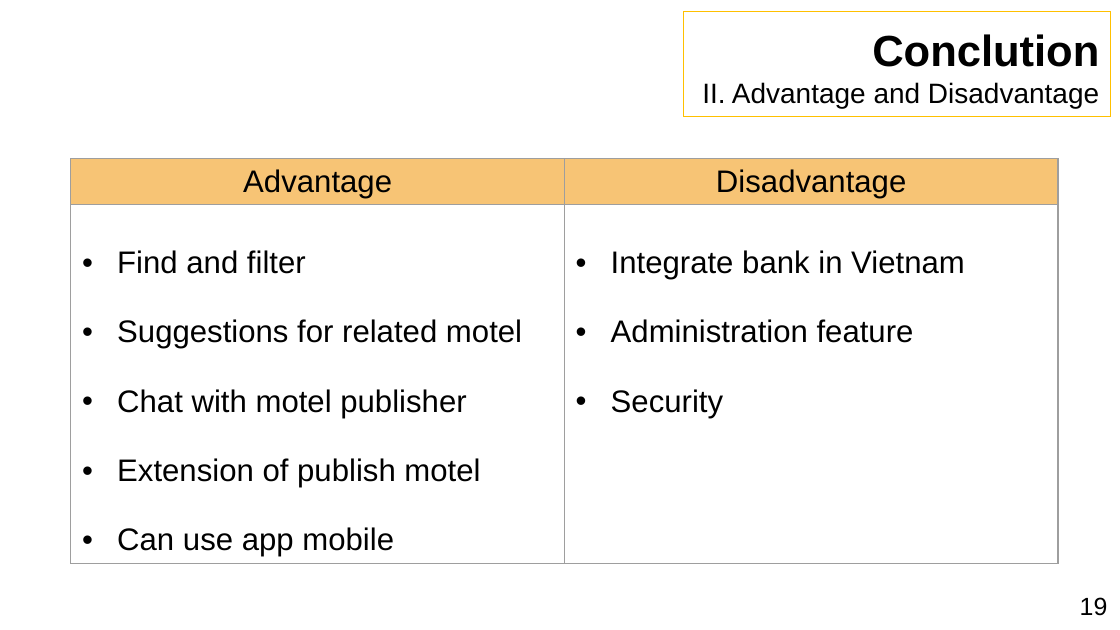
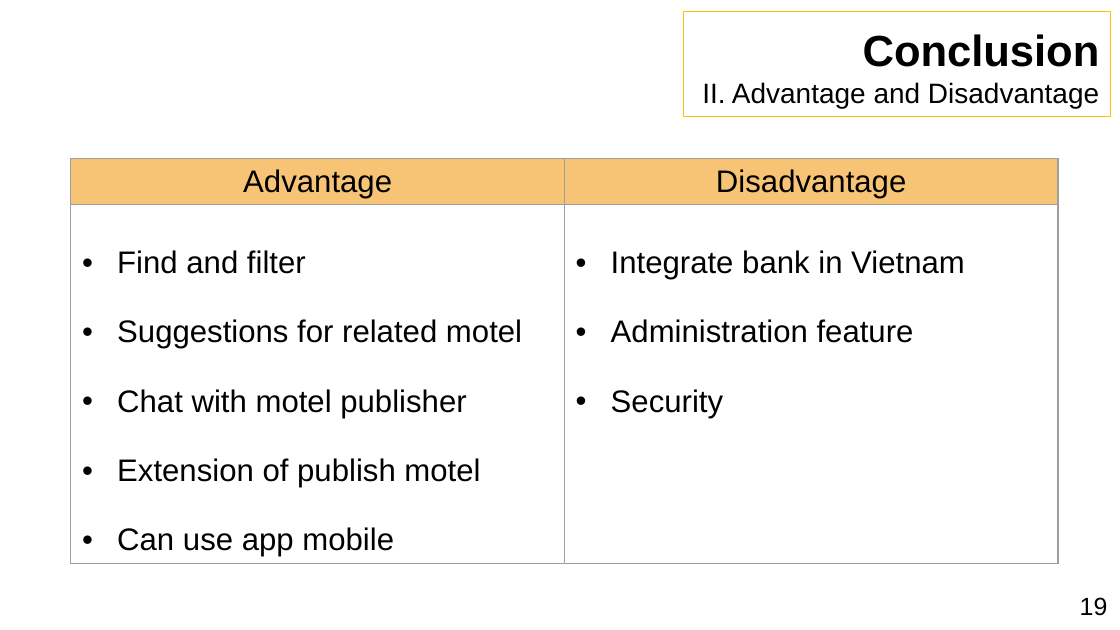
Before and after one commit to hoangchu234/webnhatroKLTN, a slide deck: slide 22 of Docs/Graduation thesis.pptx (slide 21 before the commit). Drawn at 1120x630 pixels with LibreOffice and Linux fonts; fonts in the diff are those of the drawing; background and template pictures are left out. Boxes give left, top, right and bottom in pixels: in the first picture for what was removed or moved away, otherwise in the second. Text is boxed around its words. In the diff, an @@ line names an element or a change of style, - is before the commit and + after.

```diff
--- a/Docs/Graduation thesis.pptx
+++ b/Docs/Graduation thesis.pptx
@@ text in rectangle at (x1=863, y1=34, x2=1100, y2=67): text changed @@
-Conclution
+Conclusion
```
Also in this commit, not shown: 9 other slides changed, 1 slide added, 4 other files.
